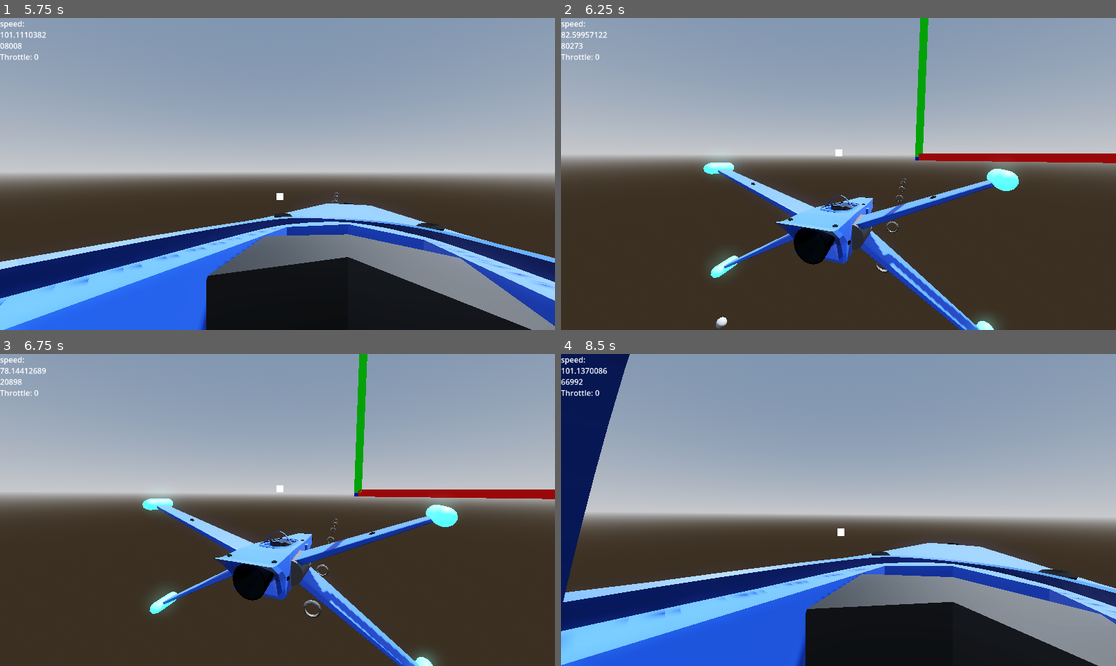
Above: before the commit, frames 1-4 (two rows, left to right).
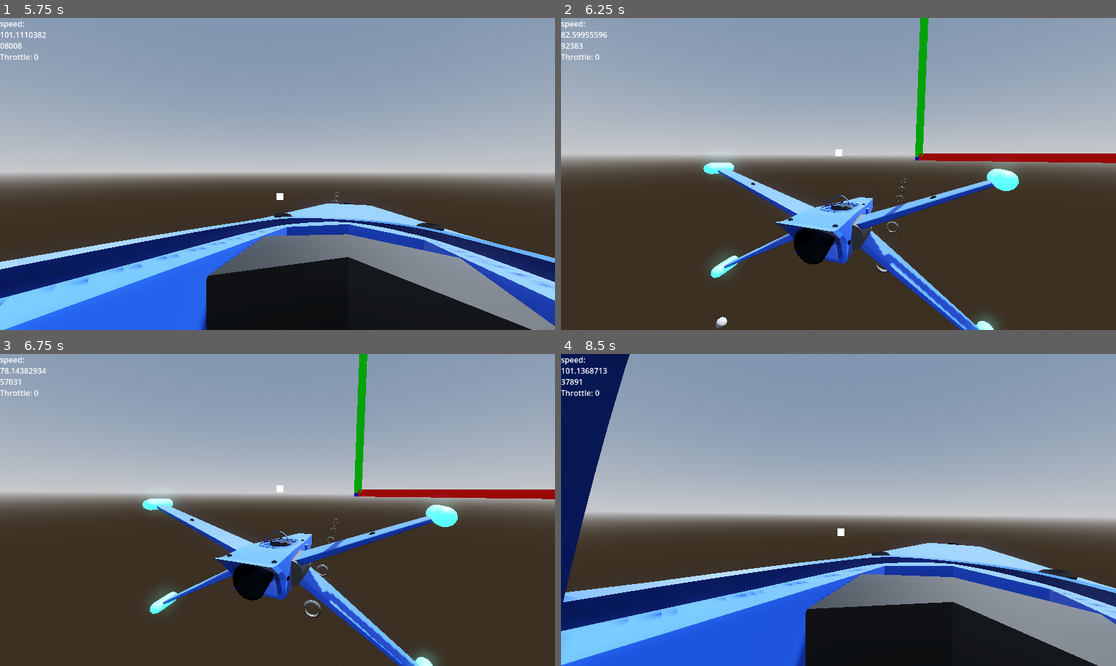
Above: after the commit, the same moments.

Repository: ZoeTheFox/oddity
Game: Godot game, scene res://Scenes/Main Scene/Main.tscn
The game is run twice, just before and just after one commit, with the same random seed, the same clock (stepped at 60 frames per second) and the same inputs.
Inputs (mouse positions are in pixels of both pictures, inside the frame that each line leads up to):
- Up to frame 1 (5.75 s): tap Enter at 0.5 s; move the mouse to (305, 174) at 0.52 s; hold Alt (camera-look-around) 0.53-1.28 s; hold Space (move-up) from 0.53 s (still down); move the mouse to (249, 174) at 1.27 s; tap K (camera-switch-view) at 1.35, 2.85, 4.35 s; move the mouse to (288, 167) at 2.02 s; hold Alt (camera-look-around) 2.03-2.78 s; move the mouse to (271, 180) at 2.77 s; move the mouse to (316, 177) at 3.52 s; hold Alt (camera-look-around) 3.53-4.28 s; move the mouse to (233, 170) at 4.27 s; move the mouse to (283, 174) at 5.02 s; hold Alt (camera-look-around) from 5.03 s (still down)
- Up to frame 2 (6.25 s): move the mouse to (816, 167) at 5.77 s; release Space (move-up) at 5.78 s; release Alt (camera-look-around) at 5.78 s; hold D (move-right) from 5.78 s (still down); tap K (camera-switch-view) at 5.85 s
- Up to frame 3 (6.75 s): move the mouse to (305, 510) at 6.52 s; release D (move-right) at 6.53 s; hold Space (move-up) from 6.53 s (still down); hold Alt (camera-look-around) from 6.53 s (still down)
- Up to frame 4 (8.5 s): keep holding Space (move-up); move the mouse to (810, 510) at 7.27 s; release Alt (camera-look-around) at 7.28 s; tap K (camera-switch-view) at 7.35 s; move the mouse to (849, 503) at 8.02 s; hold Alt (camera-look-around) from 8.03 s (still down)

Frame 1 is identical in both runs. In frame 2, less than 0.1% of the frame differs, in the area x 0-70%, y 4-92%; in frame 3, less than 0.1%; in frame 4, 0.2%, in the area x 0-100%, y 4-100%.

Commit message:
removed unneeded conditional

Diff:
--- a/Oddity/Scenes/Spaceship/Scripts/FlightControl/SimpleFlightControlSystem.gd
+++ b/Oddity/Scenes/Spaceship/Scripts/FlightControl/SimpleFlightControlSystem.gd
@@ -100,12 +100,6 @@
 			fire_thrusters_down(throttle)
 		else:
 			fire_thrusters_up(throttle)
-
-	if (throttle_based_on_max_speed and user_throttle == 0):
-		if (-velocity.z > 0):
-			fire_thrusters_retro(-calc_throttle(-velocity.z))
-		elif (velocity.z < 0):
-			fire_thrusters_forwards(abs(calc_throttle(velocity.z)))
 
 	if (throttle_based_on_max_speed):
 		if (-velocity.z > calc_speed_at_percentage(user_throttle, max_total_velocity) and velocity.z < 0):
